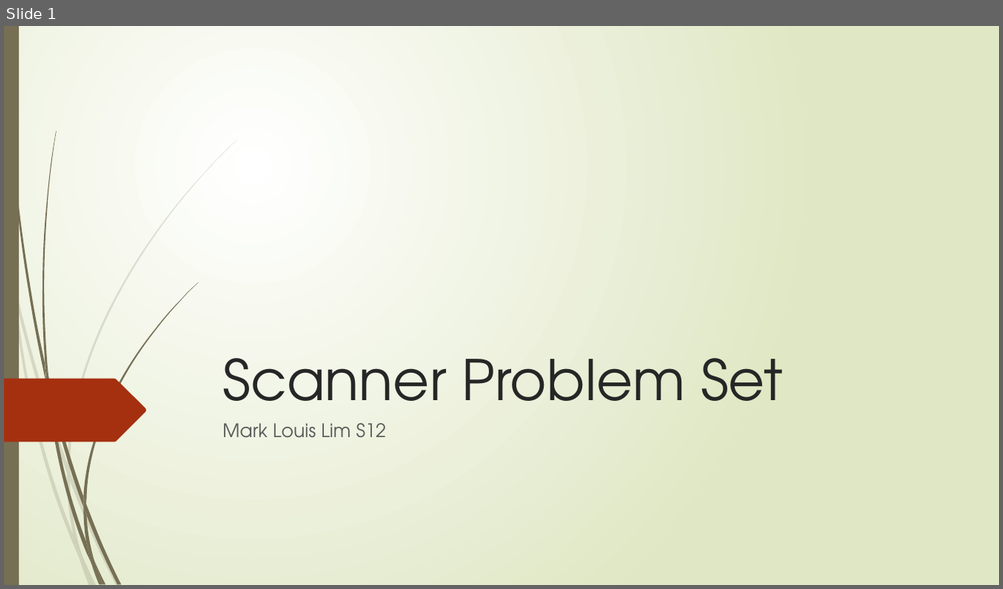
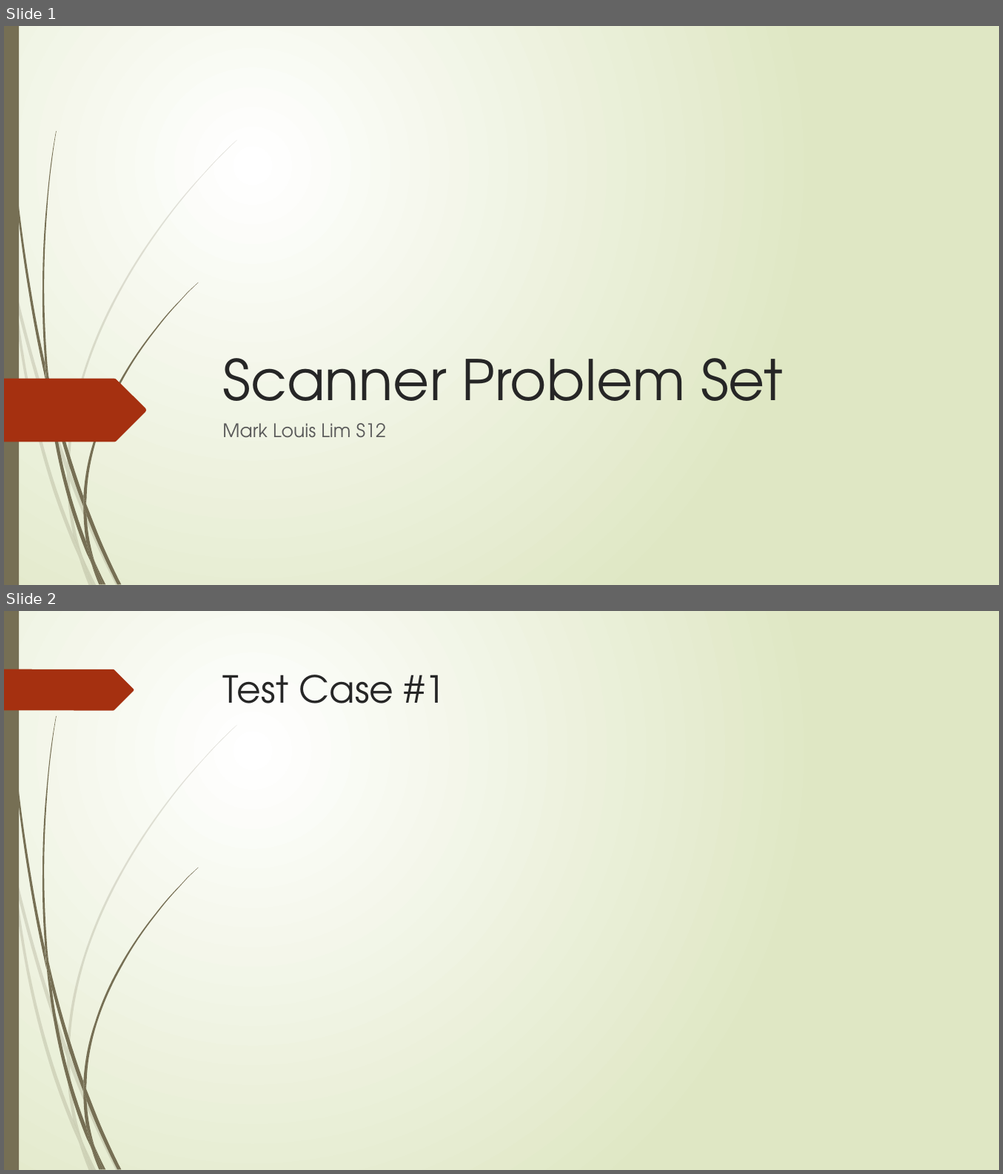
Before and after one commit to MarkLimML/ScannerPS, a slide deck: Scanner.pptx. Shown one above the other, each under a label of ours: slide 1 before the commit, slides 1 and 2 after it. The pictures are 1003x589 and 1003x1174 pixels, drawn with LibreOffice and Linux fonts; fonts in the diff are those of the drawing. Boxes give left, top, right and bottom in pixels: in the first picture for what was removed or moved away, otherwise in the second. Text is boxed around its words. In the diff, an @@ line names an element or a change of style, - is before the commit and + after.

```diff
--- a/Scanner.pptx
+++ b/Scanner.pptx
@@ slide 2 added at (4, 611, 999, 1170), background gradient #FFFFFF to #DFE8C4; not listed: 23 template elements that a slide beside it also shows @@
@@ freeform shape added at (4, 669, 134, 710), fill #A53010 @@
@@ title added at (223, 675, 445, 703), 36 pt, text #262626 @@
+Test Case #1
```
Also in this commit, not shown: 5 slides changed, 3 other slides added, 1 slide removed, 2 other files.
